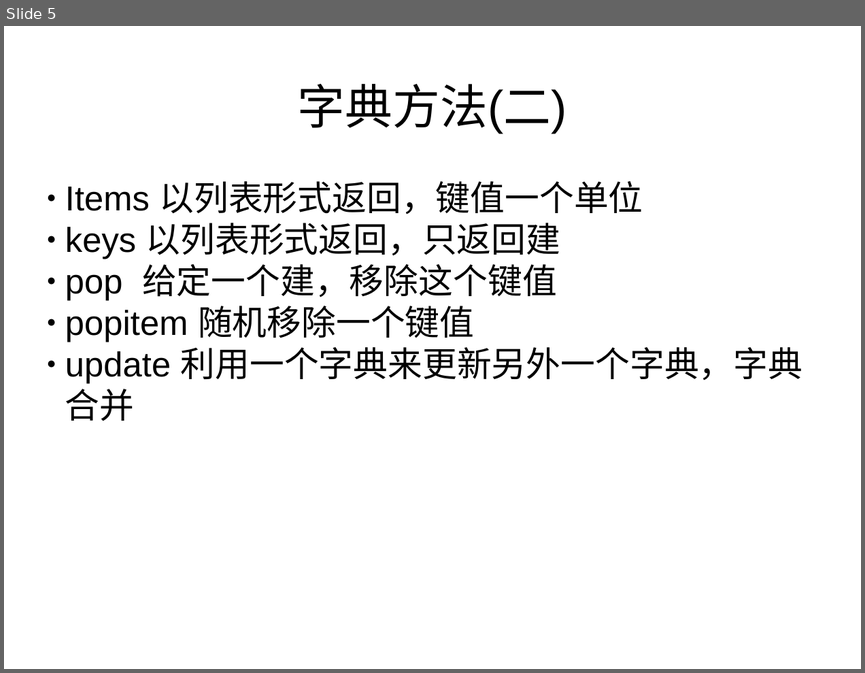
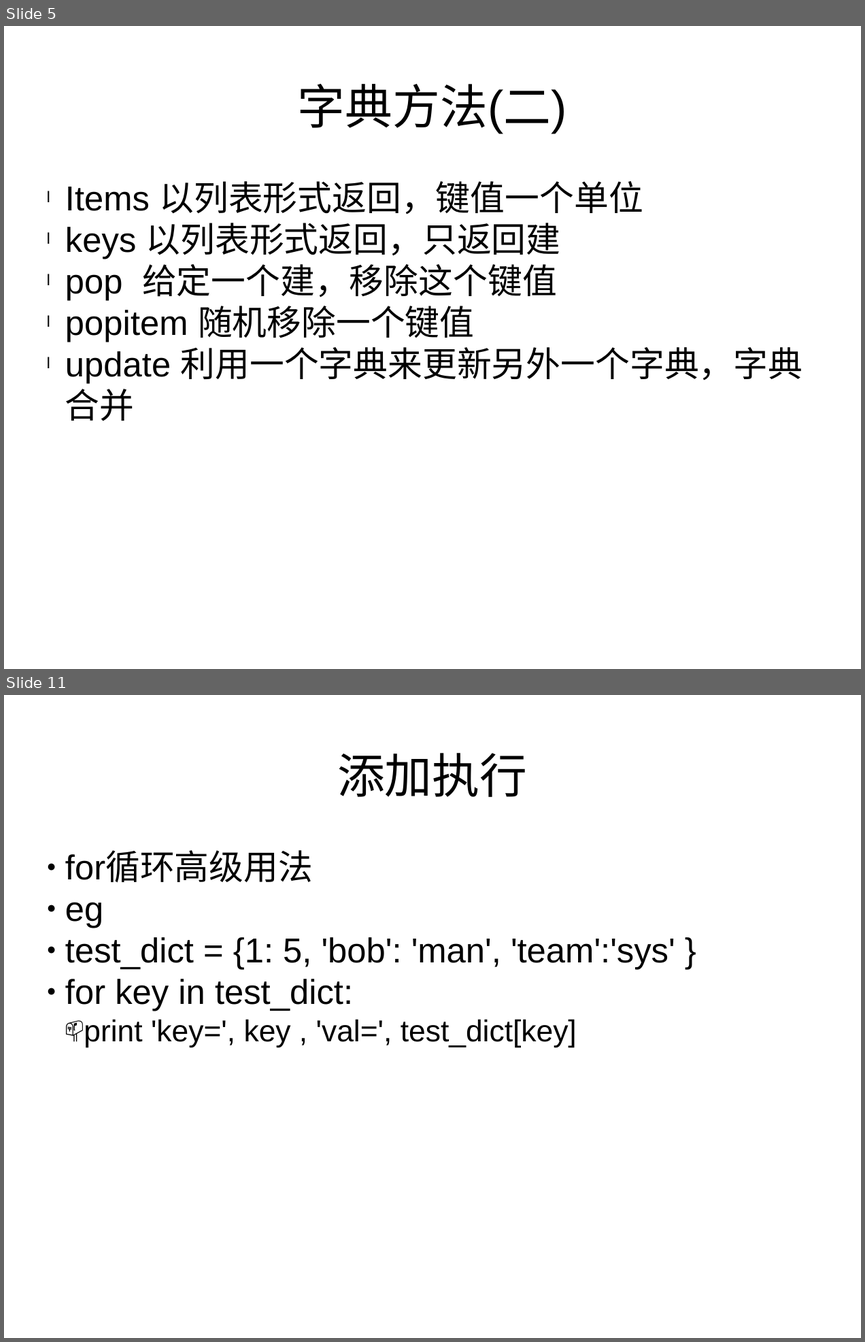
Before and after one commit to haolongzhangm/shell_my, a slide deck: unexeshell/tmp_use/python_l/1/p1.pptx. Shown one above the other, each under a label of ours: slide 5 before the commit, slides 5 and 11 after it; the slides between them are not shown. The pictures are 865x673 and 865x1342 pixels, drawn with LibreOffice and Linux fonts; fonts in the diff are those of the drawing. Boxes give left, top, right and bottom in pixels: in the first picture for what was removed or moved away, otherwise in the second. Text is boxed around its words. In the diff, an @@ line names an element or a change of style, - is before the commit and + after.

```diff
--- a/unexeshell/tmp_use/python_l/1/p1.pptx
+++ b/unexeshell/tmp_use/python_l/1/p1.pptx
@@ slide 11 added at bbox=[4, 695, 861, 1338], background #FFFFFF @@
@@ text added at bbox=[337, 753, 527, 797], 44 pt, text #000000 @@
+添加执行
@@ text added at bbox=[65, 852, 675, 1047], 32 pt, text #000000 @@
+● for循环高级用法
+● eg
+● test_dict = {1: 5, 'bob': 'man', 'team':'sys' }
+● for key in test_dict:
+  📫 print 'key=', key , 'val=', test_dict[key]
@@ slide 5 changed as well @@
@@ text "Items 以列表形式返回，键值一个单位" at bbox=[65, 181, 803, 421]: bullet ● to l @@
```
Also in this commit, not shown: 4 other slides changed, 7 other slides added.
